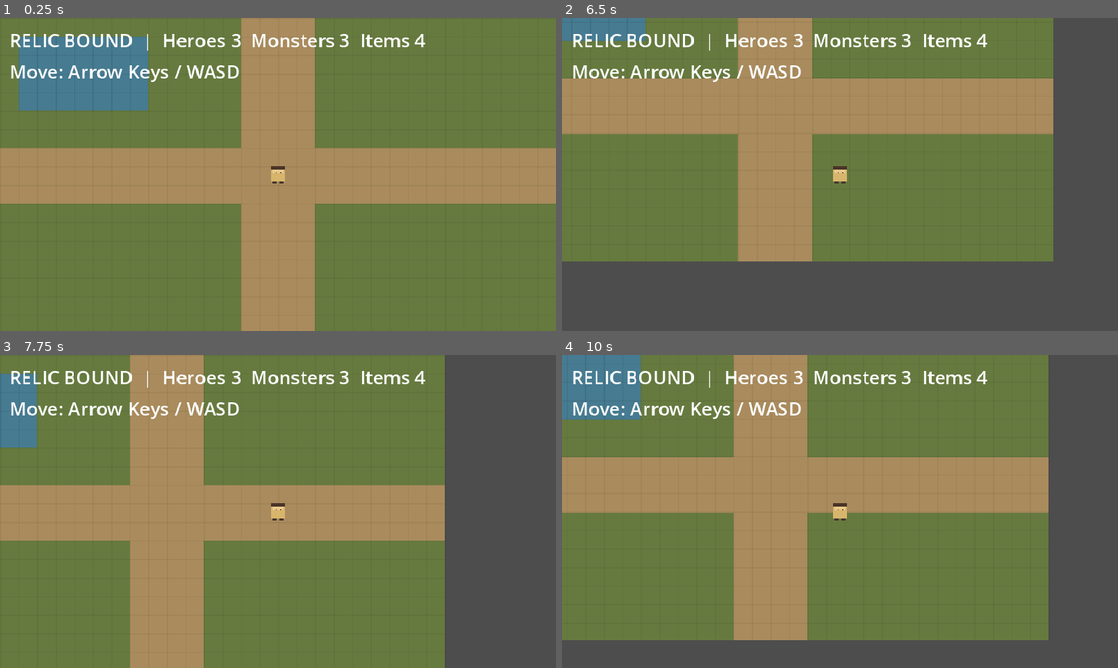
Above: before the commit, frames 1-4 (two rows, left to right).
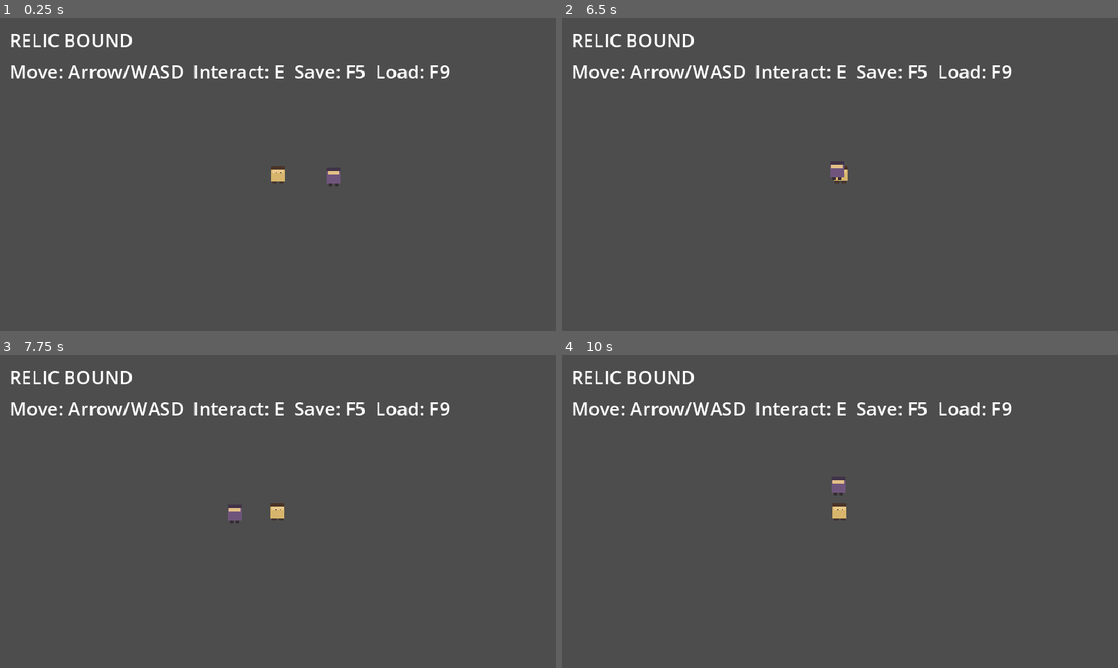
Above: after the commit, the same moments.

Repository: tjqmf14-source/rpg-game-v1
Game: Godot game, scene res://scenes/main.tscn
Same seed, same stepped clock (60 frames per second), same inputs: the game is played once before the commit and once after it.
Inputs:
- Up to frame 1 (0.25 s): no input
- Up to frame 2 (6.5 s): tap Enter at 0.5 s; hold Right (ui_right) 0.53-1.28 s; tap E every 0.75 s from 0.6 to 5.85 s; hold Down (ui_down) 1.28-2.03 s; hold Right (ui_right) 2.03-2.78 s; hold Up (ui_up) 2.78-3.53 s; hold Left (ui_left) 3.53-5.03 s; hold Down (ui_down) 5.03-5.78 s; hold Right (ui_right) from 5.78 s (still down)
- Up to frame 3 (7.75 s): release Right (ui_right) at 6.53 s; hold Up (ui_up) 6.53-7.28 s; tap E at 6.6, 7.35 s; hold Right (ui_right) from 7.28 s (still down)
- Up to frame 4 (10 s): release Right (ui_right) at 8.03 s; hold Down (ui_down) 8.03-8.78 s; tap E at 8.1, 8.85, 9.6 s; hold Left (ui_left) 8.78-9.53 s; hold Up (ui_up) from 9.53 s (still down)

The runs differ from the first frame. In frame 1, 99% of the frame differs, in the area x 0-100%, y 0-100%; in frame 2, 68%; in frame 3, 79%; in frame 4, 79%.
Error after the commit: Parse Error: Expected statement, found "else" instead. (res://scripts/main.gd:31)

Commit message:
Add exploration foundation v0.2
Add interaction, dialogue, save/load, player-position persistence, and expanded automated validation.

Diff:
--- a/project.godot
+++ b/project.godot
@@ -11,6 +11,7 @@
 
 GameState="*res://scripts/core/game_state.gd"
 GameDatabase="*res://scripts/core/game_database.gd"
+SaveManager="*res://scripts/core/save_manager.gd"
 
 [display]
 
--- a/scenes/main.tscn
+++ b/scenes/main.tscn
@@ -1,10 +1,19 @@
-[gd_scene load_steps=4 format=3]
+[gd_scene load_steps=9 format=3]
 
 [ext_resource type="Script" path="res://scripts/main.gd" id="1_main"]
 [ext_resource type="Script" path="res://scripts/player/player_controller.gd" id="2_player"]
+[ext_resource type="Script" path="res://scripts/interaction/interaction_sensor.gd" id="3_sensor"]
+[ext_resource type="Script" path="res://scripts/interaction/interactable_npc.gd" id="4_npc"]
+[ext_resource type="Script" path="res://scripts/ui/dialogue_box.gd" id="5_dialogue"]
 
 [sub_resource type="RectangleShape2D" id="RectangleShape2D_player"]
 size = Vector2(10, 10)
+
+[sub_resource type="CircleShape2D" id="CircleShape2D_interaction"]
+radius = 22.0
+
+[sub_resource type="RectangleShape2D" id="RectangleShape2D_npc"]
+size = Vector2(12, 12)
 
 [node name="Main" type="Node2D"]
 script = ExtResource("1_main")
@@ -17,10 +26,33 @@
 position = Vector2(0, 3)
 shape = SubResource("RectangleShape2D_player")
 
+[node name="InteractionSensor" type="Area2D" parent="Player"]
+collision_layer = 0
+collision_mask = 2
+monitoring = true
+monitorable = false
+script = ExtResource("3_sensor")
+
+[node name="CollisionShape2D" type="CollisionShape2D" parent="Player/InteractionSensor"]
+shape = SubResource("CircleShape2D_interaction")
+
 [node name="Camera2D" type="Camera2D" parent="Player"]
 position = Vector2(0, 0)
 enabled = true
 position_smoothing_enabled = false
+
+[node name="GuideNPC" type="Area2D" parent="."]
+position = Vector2(288, 136)
+collision_layer = 2
+collision_mask = 0
+monitoring = false
+script = ExtResource("4_npc")
+speaker_name = "로완"
+dialogue_text = "이 길 끝의 오래된 숲에는 빛나는 파편이 떨어졌다고 해. 준비가 되면 북쪽으로 가 보게."
+
+[node name="CollisionShape2D" type="CollisionShape2D" parent="GuideNPC"]
+position = Vector2(0, 2)
+shape = SubResource("RectangleShape2D_npc")
 
 [node name="UI" type="CanvasLayer" parent="."]
 
@@ -36,4 +68,42 @@
 text = "RELIC BOUND"
 
 [node name="Help" type="Label" parent="UI/Margin/VBox"]
-text = "Move: Arrow Keys / WASD"
+text = "Move: Arrow/WASD  Interact: E  Save: F5  Load: F9"
+
+[node name="Toast" type="Label" parent="UI"]
+visible = false
+offset_left = 208.0
+offset_top = 72.0
+offset_right = 272.0
+offset_bottom = 96.0
+text = "Saved"
+horizontal_alignment = 1
+
+[node name="Dialogue" type="PanelContainer" parent="UI"]
+visible = false
+offset_left = 40.0
+offset_top = 188.0
+offset_right = 440.0
+offset_bottom = 258.0
+script = ExtResource("5_dialogue")
+
+[node name="Margin" type="MarginContainer" parent="UI/Dialogue"]
+layout_mode = 2
+theme_override_constants/margin_left = 8
+theme_override_constants/margin_top = 6
+theme_override_constants/margin_right = 8
+theme_override_constants/margin_bottom = 6
+
+[node name="VBox" type="VBoxContainer" parent="UI/Dialogue/Margin"]
+layout_mode = 2
+
+[node name="Speaker" type="Label" parent="UI/Dialogue/Margin/VBox"]
+unique_name_in_owner = true
+layout_mode = 2
+text = "Speaker"
+
+[node name="Body" type="Label" parent="UI/Dialogue/Margin/VBox"]
+unique_name_in_owner = true
+layout_mode = 2
+text = "Dialogue"
+autowrap_mode = 2
--- a/scripts/core/game_state.gd
+++ b/scripts/core/game_state.gd
@@ -3,11 +3,20 @@
 signal gold_changed(new_value: int)
 signal hero_unlocked(hero_id: String)
 signal inventory_changed(item_id: String, new_amount: int)
+signal dialogue_opened(speaker: String, text: String)
+signal dialogue_closed
 
 var gold: int = 0
 var unlocked_heroes: Array[String] = ["wanderer"]
 var current_party: Array[String] = ["wanderer"]
 var inventory: Dictionary = {}
+var world_state: Dictionary = {
+	"map_id": "bootstrap_meadow",
+	"player_x": 240.0,
+	"player_y": 135.0
+}
+
+var dialogue_open: bool = false
 
 
 func add_gold(amount: int) -> void:
@@ -42,3 +51,60 @@
 
 func get_item_amount(item_id: String) -> int:
 	return int(inventory.get(item_id, 0))
+
+
+func open_dialogue(speaker: String, text: String) -> void:
+	dialogue_open = true
+	dialogue_opened.emit(speaker, text)
+
+
+func close_dialogue() -> void:
+	if not dialogue_open:
+		return
+	dialogue_open = false
+	dialogue_closed.emit()
+
+
+func set_player_position(value: Vector2) -> void:
+	world_state["player_x"] = value.x
+	world_state["player_y"] = value.y
+
+
+func get_player_position() -> Vector2:
+	return Vector2(
+		float(world_state.get("player_x", 240.0)),
+		float(world_state.get("player_y", 135.0))
+	)
+
+
+func to_save_dict() -> Dictionary:
+	return {
+		"version": 1,
+		"gold": gold,
+		"unlocked_heroes": unlocked_heroes,
+		"current_party": current_party,
+		"inventory": inventory,
+		"world_state": world_state
+	}
+
+
+func load_from_dict(data: Dictionary) -> void:
+	gold = int(data.get("gold", 0))
+
+	unlocked_heroes.clear()
+	for hero_id in data.get("unlocked_heroes", ["wanderer"]):
+		unlocked_heroes.append(String(hero_id))
+	if unlocked_heroes.is_empty():
+		unlocked_heroes.append("wanderer")
+
+	current_party.clear()
+	for hero_id in data.get("current_party", ["wanderer"]):
+		current_party.append(String(hero_id))
+	if current_party.is_empty():
+		current_party.append("wanderer")
+
+	inventory = Dictionary(data.get("inventory", {})).duplicate(true)
+	world_state = Dictionary(data.get("world_state", {})).duplicate(true)
+
+	dialogue_open = false
+	gold_changed.emit(gold)
--- /dev/null
+++ b/scripts/core/save_manager.gd
@@ -0,0 +1,45 @@
+extends Node
+
+const SAVE_DIR := "user://saves"
+const DEFAULT_SLOT := "autosave"
+
+
+func save_game(slot: String = DEFAULT_SLOT) -> bool:
+	if slot.is_empty():
+		return false
+
+	var absolute_dir := ProjectSettings.globalize_path(SAVE_DIR)
+	var error := DirAccess.make_dir_recursive_absolute(absolute_dir)
+	if error != OK and error != ERR_ALREADY_EXISTS:
+		push_error("SaveManager: failed to create save directory")
+		return false
+
+	var path := "%s/%s.json" % [SAVE_DIR, slot]
+	var file := FileAccess.open(path, FileAccess.WRITE)
+	if file == null:
+		push_error("SaveManager: failed to open save file for writing")
+		return false
+
+	file.store_string(JSON.stringify(GameState.to_save_dict(), "\t"))
+	return true
+
+
+func load_game(slot: String = DEFAULT_SLOT) -> bool:
+	if slot.is_empty():
+		return false
+
+	var path := "%s/%s.json" % [SAVE_DIR, slot]
+	if not FileAccess.file_exists(path):
+		return false
+
+	var file := FileAccess.open(path, FileAccess.READ)
+	if file == null:
+		return false
+
+	var parsed = JSON.parse_string(file.get_as_text())
+	if typeof(parsed) != TYPE_DICTIONARY:
+		push_error("SaveManager: invalid save data")
+		return false
+
+	GameState.load_from_dict(parsed)
+	return true
--- /dev/null
+++ b/scripts/interaction/interactable_npc.gd
@@ -0,0 +1,22 @@
+extends Area2D
+class_name InteractableNpc
+
+@export var speaker_name: String = "NPC"
+@export_multiline var dialogue_text: String = "..."
+
+func _ready() -> void:
+	add_to_group("interactable")
+	queue_redraw()
+
+
+func interact() -> void:
+	GameState.open_dialogue(speaker_name, dialogue_text)
+
+
+func _draw() -> void:
+	# Temporary 16px NPC placeholder. Replaced by Sunnyside sprite animation.
+	draw_rect(Rect2(-6, -7, 12, 14), Color("6f557c"))
+	draw_rect(Rect2(-5, -6, 10, 5), Color("e3bf86"))
+	draw_rect(Rect2(-6, -7, 12, 3), Color("403247"))
+	draw_rect(Rect2(-4, 7, 3, 2), Color("352c32"))
+	draw_rect(Rect2(1, 7, 3, 2), Color("352c32"))
--- /dev/null
+++ b/scripts/interaction/interaction_sensor.gd
@@ -0,0 +1,55 @@
+extends Area2D
+class_name InteractionSensor
+
+var candidates: Array[Area2D] = []
+
+
+func _ready() -> void:
+	area_entered.connect(_on_area_entered)
+	area_exited.connect(_on_area_exited)
+
+
+func _unhandled_input(event: InputEvent) -> void:
+	if not (event is InputEventKey):
+		return
+	if not event.pressed or event.echo:
+		return
+	if event.physical_keycode != KEY_E and event.keycode != KEY_E:
+		return
+
+	if GameState.dialogue_open:
+		GameState.close_dialogue()
+		get_viewport().set_input_as_handled()
+		return
+
+	var target := _nearest_candidate()
+	if target == null:
+		return
+
+	if target.has_method("interact"):
+		target.call("interact")
+		get_viewport().set_input_as_handled()
+
+
+func _on_area_entered(area: Area2D) -> void:
+	if area.is_in_group("interactable") and area not in candidates:
+		candidates.append(area)
+
+
+func _on_area_exited(area: Area2D) -> void:
+	candidates.erase(area)
+
+
+func _nearest_candidate() -> Area2D:
+	var nearest: Area2D = null
+	var nearest_distance := INF
+
+	for candidate in candidates:
+		if not is_instance_valid(candidate):
+			continue
+		var distance := global_position.distance_squared_to(candidate.global_position)
+		if distance < nearest_distance:
+			nearest_distance = distance
+			nearest = candidate
+
+	return nearest
--- a/scripts/main.gd
+++ b/scripts/main.gd
@@ -3,10 +3,34 @@
 const TILE_SIZE := 16
 const VIEWPORT_SIZE := Vector2i(480, 270)
 
+@onready var player: CharacterBody2D = $Player
+@onready var toast_label: Label = $UI/Toast
+
 
 func _ready() -> void:
 	queue_redraw()
 	_update_hud()
+
+
+func _unhandled_input(event: InputEvent) -> void:
+	if not (event is InputEventKey):
+		return
+	if not event.pressed or event.echo:
+		return
+
+	if event.keycode == KEY_F5:
+		GameState.set_player_position(player.position)
+		var ok := SaveManager.save_game()
+		_show_toast("Saved" if ok else "Save failed")
+		get_viewport().set_input_as_handled()
+	elif event.keycode == KEY_F9:
+		var ok := SaveManager.load_game()
+		if ok:
+			player.position = GameState.get_player_position()
+		_show_toast("Loaded")
+		else:
+			_show_toast("No save data")
+		get_viewport().set_input_as_handled()
 
 
 func _draw() -> void:
@@ -38,3 +62,9 @@
 		GameDatabase.monsters.size(),
 		GameDatabase.items.size()
 	]
+
+
+func _show_toast(message: String) -> void:
+	toast_label.text = message
+	toast_label.show()
+	get_tree().create_timer(1.5).timeout.connect(func() -> void: toast_label.hide())
--- a/scripts/player/player_controller.gd
+++ b/scripts/player/player_controller.gd
@@ -11,6 +11,11 @@
 
 
 func _physics_process(_delta: float) -> void:
+	if GameState.dialogue_open:
+		velocity = Vector2.ZERO
+		move_and_slide()
+		return
+
 	var input_direction := Input.get_vector("ui_left", "ui_right", "ui_up", "ui_down")
 
 	if Input.is_physical_key_pressed(KEY_A):
--- /dev/null
+++ b/scripts/ui/dialogue_box.gd
@@ -0,0 +1,21 @@
+extends PanelContainer
+class_name DialogueBox
+
+@onready var speaker_label: Label = %Speaker
+@onready var body_label: Label = %Body
+
+
+func _ready() -> void:
+	GameState.dialogue_opened.connect(_on_dialogue_opened)
+	GameState.dialogue_closed.connect(_on_dialogue_closed)
+	hide()
+
+
+func _on_dialogue_opened(speaker: String, text: String) -> void:
+	speaker_label.text = speaker
+	body_label.text = text
+	show()
+
+
+func _on_dialogue_closed() -> void:
+	hide()
--- a/tests/smoke_test.gd
+++ b/tests/smoke_test.gd
@@ -6,6 +6,10 @@
 func _init() -> void:
 	_check_required_file("res://project.godot")
 	_check_required_file("res://scenes/main.tscn")
+	_check_required_file("res://scripts/core/save_manager.gd")
+	_check_required_file("res://scripts/interaction/interaction_sensor.gd")
+	_check_required_file("res://scripts/interaction/interactable_npc.gd")
+	_check_required_file("res://scripts/ui/dialogue_box.gd")
 	_check_json_array("res://data/heroes.json")
 	_check_json_array("res://data/monsters.json")
 	_check_json_array("res://data/items.json")
Not shown, changed: docs/ROADMAP.md
